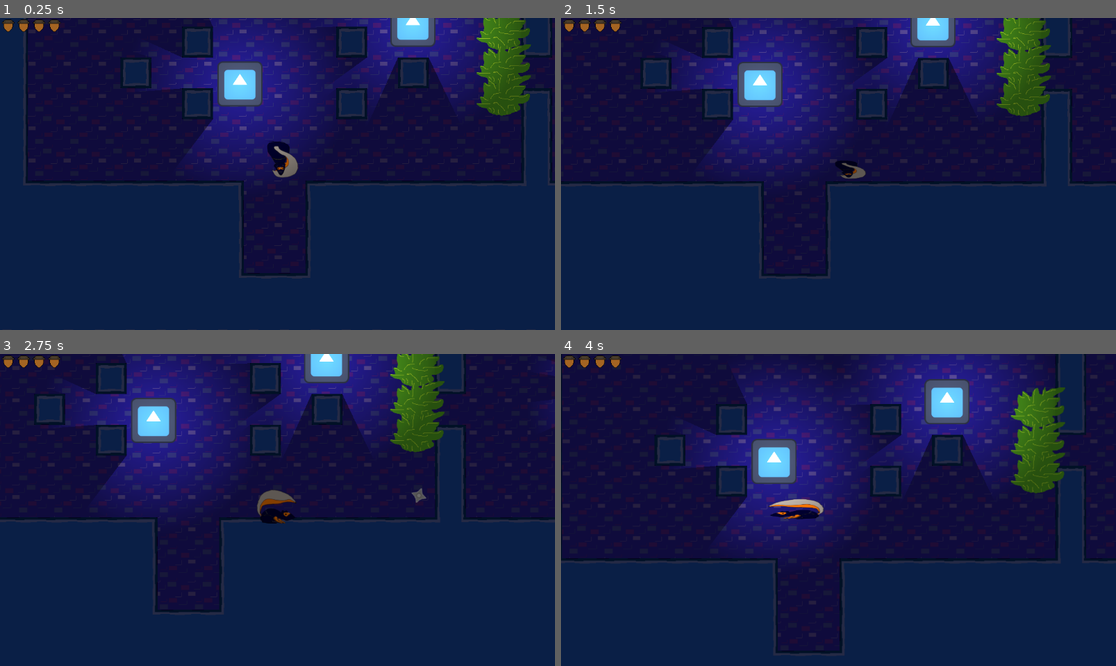
Above: before the commit, frames 1-4 (two rows, left to right).
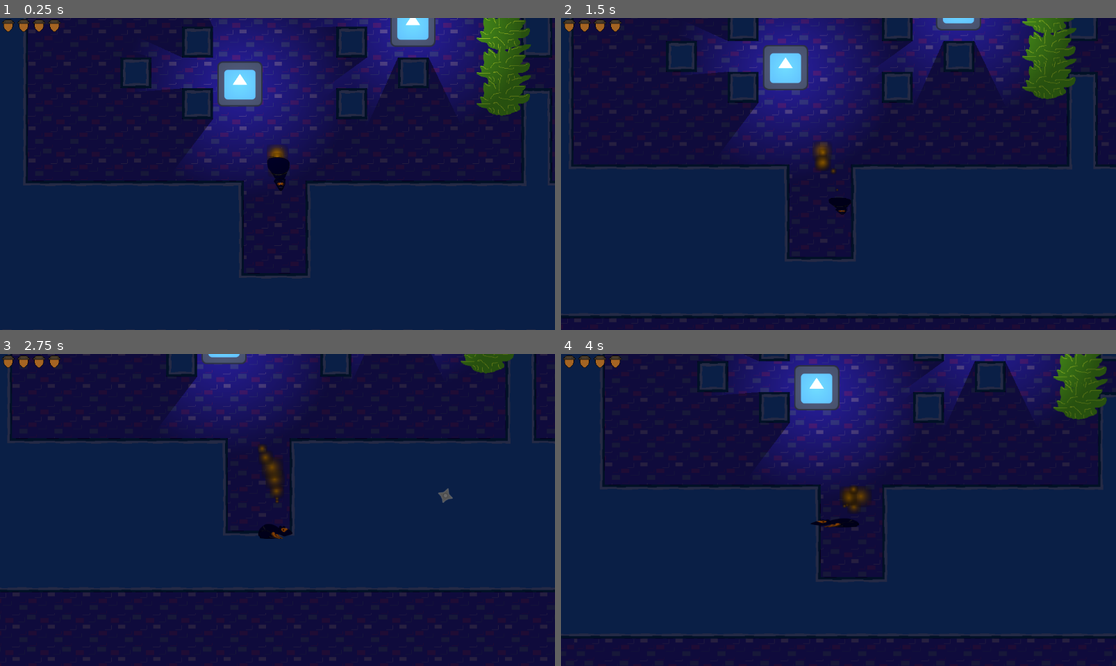
Above: after the commit, the same moments.

Repository: mdfewkes/NinjaSquirrelDungeon
Game: Godot game, scene res://world.tscn
Two runs of this game, one before a commit and one after it. Both use one fixed random seed, a clock stepped at 60 frames per second and the inputs below. The engine's default icon, where the game draws it, is replaced by a stand-in: a white triangle on a blue panel in a dark square.
Inputs:
- Up to frame 1 (0.25 s): no input
- Up to frame 2 (1.5 s): tap Enter at 0.5 s; hold D (move_right) 0.53-1.28 s; tap K (action_1) at 0.6 s; tap L (action_2) at 0.8, 1.35 s; hold S (move_down) from 1.28 s (still down)
- Up to frame 3 (2.75 s): tap C (action_3) at 1.55, 2.1 s; release S (move_down) at 2.03 s; hold D (move_right) from 2.03 s (still down); tap K (action_1) at 2.3 s
- Up to frame 4 (4 s): release D (move_right) at 2.78 s; hold W (move_up) 2.78-3.53 s; tap K (action_1) at 2.85 s; tap L (action_2) at 3.05, 3.6 s; hold A (move_left) from 3.53 s (still down); tap C (action_3) at 3.8 s

The runs differ from the first frame. In frame 1, 0.5% of the frame differs, in the area x 48-54%, y 39-56%; in frame 2, 20%; in frame 3, 24%; in frame 4, 29%, in the area x 0-100%, y 0-97%.

Commit message:
Initial implementation of a procedural tail

Diff:
--- a/Player/player.gd
+++ b/Player/player.gd
@@ -1,5 +1,7 @@
 class_name Player
 extends CharacterBody2D
+
+signal direction_changed(direction: Vector2)
 
 @export var speed: float = 300
 @export var roll_speed: float = 600
@@ -20,96 +22,97 @@
 signal update_health(current_health, max_health)
 
 func _ready() -> void:
-    hurt_box.hurt.connect(_on_hurt)
+	hurt_box.hurt.connect(_on_hurt)
 
 
 func _physics_process(_delta: float) -> void:
-    var state = playback.get_current_node()
-    match state:
-        "MoveState":
-            move_state()
-        "ActionState":
-            action_state()
-        "RollState":
-            roll_state()
+	var state = playback.get_current_node()
+	match state:
+		"MoveState":
+			move_state()
+		"ActionState":
+			action_state()
+		"RollState":
+			roll_state()
 
 
 func move_state() -> void:
-    velocity = Vector2.ZERO
+	velocity = Vector2.ZERO
 
-    input_vector = Input.get_vector("move_left", "move_right", "move_up", "move_down").normalized()
-    if input_vector != Vector2.ZERO:
-        last_input_vector = input_vector
-        update_blend_positions()
+	input_vector = Input.get_vector("move_left", "move_right", "move_up", "move_down").normalized()
+	if input_vector != Vector2.ZERO:
+		last_input_vector = input_vector
+		update_blend_positions()
 
-    velocity = input_vector * speed
-    move_and_slide()
+	velocity = input_vector * speed
+	move_and_slide()
 
-    # melee attack with katana sword / punch
-    if Input.is_action_just_pressed("action_1"):
-        playback.travel("ActionState")
-    # dodge roll crouch slide move
-    if Input.is_action_just_pressed("action_2"):
-        velocity = last_input_vector * roll_speed
-        playback.travel("RollState")
-    # projectile shuriken / potion / bomb
-    if Input.is_action_just_pressed("action_3"):
-        throw_shuriken()
+	# melee attack with katana sword / punch
+	if Input.is_action_just_pressed("action_1"):
+		playback.travel("ActionState")
+	# dodge roll crouch slide move
+	if Input.is_action_just_pressed("action_2"):
+		velocity = last_input_vector * roll_speed
+		playback.travel("RollState")
+	# projectile shuriken / potion / bomb
+	if Input.is_action_just_pressed("action_3"):
+		throw_shuriken()
 
 
 func action_state() -> void:
-    pass
+	pass
 
 
 func roll_state() -> void:
-    move_and_slide()
+	move_and_slide()
 
-    if Input.is_action_just_pressed("action_1"):
-        input_vector = Input.get_vector("move_left", "move_right", "move_up", "move_down").normalized()
-        if input_vector != Vector2.ZERO:
-            last_input_vector = input_vector
-            update_blend_positions()
-        playback.travel("ActionState")
+	if Input.is_action_just_pressed("action_1"):
+		input_vector = Input.get_vector("move_left", "move_right", "move_up", "move_down").normalized()
+		if input_vector != Vector2.ZERO:
+			last_input_vector = input_vector
+			update_blend_positions()
+		playback.travel("ActionState")
 
-    if Input.is_action_just_pressed("action_2"):
-        input_vector = Input.get_vector("move_left", "move_right", "move_up", "move_down").normalized()
-        if input_vector != Vector2.ZERO:
-            velocity = input_vector * velocity.length()
+	if Input.is_action_just_pressed("action_2"):
+		input_vector = Input.get_vector("move_left", "move_right", "move_up", "move_down").normalized()
+		if input_vector != Vector2.ZERO:
+			velocity = input_vector * velocity.length()
 
 
 func _die() -> void:
-    process_mode = Node.PROCESS_MODE_DISABLED
-    # later you can add queue_free or disable collisions here
+	process_mode = Node.PROCESS_MODE_DISABLED
+	# later you can add queue_free or disable collisions here
 
 
 func update_blend_positions() -> void:
-    var direction_vector := Vector2(input_vector.x, -input_vector.y)
-    animation_tree.set("parameters/StateMachine/MoveState/IdleState/blend_position", direction_vector)
-    animation_tree.set("parameters/StateMachine/MoveState/RunState/blend_position", direction_vector)
-    animation_tree.set("parameters/StateMachine/ActionState/blend_position", direction_vector)
-    animation_tree.set("parameters/StateMachine/RollState/blend_position", direction_vector)
+	var direction_vector := Vector2(input_vector.x, -input_vector.y)
+	animation_tree.set("parameters/StateMachine/MoveState/IdleState/blend_position", direction_vector)
+	animation_tree.set("parameters/StateMachine/MoveState/RunState/blend_position", direction_vector)
+	animation_tree.set("parameters/StateMachine/ActionState/blend_position", direction_vector)
+	animation_tree.set("parameters/StateMachine/RollState/blend_position", direction_vector)
+	direction_changed.emit(direction_vector)
 
 
 func _on_hurt(hitbox: HitBox) -> void:
-    current_hp -= hitbox.damage
-    update_health.emit(current_hp, max_hp)
-    effect_animation_player.play("blink")
+	current_hp -= hitbox.damage
+	update_health.emit(current_hp, max_hp)
+	effect_animation_player.play("blink")
 
-    if current_hp <= 0:
-        call_deferred("_die")  # extra safe; now definitely outside physics
+	if current_hp <= 0:
+		call_deferred("_die")  # extra safe; now definitely outside physics
 
 func throw_shuriken() -> void:
-    # spawn a shuriken that flies in the direction we are facing
-    var spawnoffset = 32
-    var armheight = 42
-    var dir := Vector2(last_input_vector.x, last_input_vector.y).normalized()
-    var ninjastar = shuriken_projectile_scene.instantiate()
-    get_parent().add_child(ninjastar)
-    ninjastar.global_position = global_position
-    ninjastar.global_position += Vector2(dir.x*spawnoffset, dir.y*spawnoffset - armheight)
-    ninjastar.velocity.x = 0
-    ninjastar.velocity.y = 0
-    if (dir.x>0): ninjastar.velocity.x = 500
-    if (dir.x<0): ninjastar.velocity.x = -500
-    if (dir.y>0): ninjastar.velocity.y = 500
-    if (dir.y<0): ninjastar.velocity.y = -500
+	# spawn a shuriken that flies in the direction we are facing
+	var spawnoffset = 32
+	var armheight = 42
+	var dir := Vector2(last_input_vector.x, last_input_vector.y).normalized()
+	var ninjastar = shuriken_projectile_scene.instantiate()
+	get_parent().add_child(ninjastar)
+	ninjastar.global_position = global_position
+	ninjastar.global_position += Vector2(dir.x*spawnoffset, dir.y*spawnoffset - armheight)
+	ninjastar.velocity.x = 0
+	ninjastar.velocity.y = 0
+	if (dir.x>0): ninjastar.velocity.x = 500
+	if (dir.x<0): ninjastar.velocity.x = -500
+	if (dir.y>0): ninjastar.velocity.y = 500
+	if (dir.y<0): ninjastar.velocity.y = -500
--- a/Player/player.tscn
+++ b/Player/player.tscn
@@ -781,7 +781,6 @@
 script = ExtResource("1_onrkg")
 
 [node name="CollisionPolygon2D" type="CollisionPolygon2D" parent="."]
-position = Vector2(0, -28)
 polygon = PackedVector2Array(-25, 9, 0, 31, 25, 9, 0, -8)
 
 [node name="Camera2D" type="Camera2D" parent="."]
@@ -791,7 +790,6 @@
 
 [node name="Sprite2D" type="Sprite2D" parent="."]
 texture = ExtResource("2_gwnis")
-offset = Vector2(0, -32.195)
 hframes = 2
 vframes = 4
 frame = 6
@@ -832,5 +830,5 @@
 metadata/_custom_type_script = "uid://jrn1snxemt88"
 
 [node name="CollisionShape2D" type="CollisionShape2D" parent="HurtBox"]
-position = Vector2(0, -31)
+position = Vector2(-1, -1)
 shape = SubResource("CircleShape2D_hshwv")
--- /dev/null
+++ b/Player/tail_segment.gd
@@ -0,0 +1,18 @@
+extends Sprite2D
+
+@export var previous: Node2D
+@export_range(1., 100.) var ideal_size = 10.
+@export_range(1., 50.) var joint_distance = 2.
+@export_range(0.001, 1.0) var tail_swiftness = 0.5
+
+func _ready() -> void:
+	texture.set_width(ideal_size)
+	texture.set_height(ideal_size)
+
+func _process(delta: float) -> void:
+	var previous_position = previous.get_global_position()
+	var ideal_position = previous_position + (get_global_position() - previous_position).normalized() * joint_distance
+	var position_diff_ratio = clamp(joint_distance / (previous_position - get_global_position()).length(), 0.1, 1.5)
+	set_global_position(lerp(get_global_position(), ideal_position, tail_swiftness))
+	texture.set_width(position_diff_ratio * ideal_size)
+	texture.set_height(position_diff_ratio * ideal_size)
--- /dev/null
+++ b/temp assets/tail_texture_temp.tres
@@ -0,0 +1,9 @@
+[gd_resource type="GradientTexture2D" load_steps=2 format=3 uid="uid://du10rf848huew"]
+
+[sub_resource type="Gradient" id="Gradient_ioo17"]
+colors = PackedColorArray(0.77254903, 0.49019608, 0, 1, 0, 0, 0, 0)
+
+[resource]
+gradient = SubResource("Gradient_ioo17")
+fill = 1
+fill_from = Vector2(0.47435898, 0.4871795)
--- a/world.tscn
+++ b/world.tscn
@@ -6,6 +6,8 @@
 [ext_resource type="Texture2D" uid="uid://b70yh1tjvamtp" path="res://temp assets/autotileexamp1.png" id="2_aqk2v"]
 [ext_resource type="PackedScene" uid="uid://dplx8gnuq04lk" path="res://temp assets/bush.tscn" id="3_tlwt5"]
 [ext_resource type="PackedScene" uid="uid://c4kwsiasl0gw1" path="res://temp assets/bat.tscn" id="5_036b0"]
+[ext_resource type="Script" uid="uid://ko301koys1gr" path="res://Player/tail_segment.gd" id="5_ioo17"]
+[ext_resource type="Texture2D" uid="uid://du10rf848huew" path="res://temp assets/tail_texture_temp.tres" id="5_wse8f"]
 [ext_resource type="PackedScene" uid="uid://dfe0t0s8qmj53" path="res://pause_menu.tscn" id="6_dwbse"]
 [ext_resource type="PackedScene" uid="uid://idvuu5pv2ejg" path="res://light.tscn" id="8_gbfbk"]
 
@@ -580,6 +582,46 @@
 terrain_set_0/terrain_0/color = Color(0.5, 0.34375, 0.25, 1)
 sources/0 = SubResource("TileSetAtlasSource_036b0")
 
+[sub_resource type="GDScript" id="GDScript_ioo17"]
+script/source = "extends Area2D
+
+@export var character: Player
+@export var character_size = 30.
+"
+
+[sub_resource type="Gradient" id="Gradient_ioo17"]
+colors = PackedColorArray(0.77254903, 0.49019608, 0, 1, 0, 0, 0, 0)
+
+[sub_resource type="GradientTexture2D" id="GradientTexture2D_wse8f"]
+gradient = SubResource("Gradient_ioo17")
+fill = 1
+fill_from = Vector2(0.47435898, 0.4871795)
+
+[sub_resource type="GradientTexture2D" id="GradientTexture2D_ic0uy"]
+gradient = SubResource("Gradient_ioo17")
+fill = 1
+fill_from = Vector2(0.47435898, 0.4871795)
+
+[sub_resource type="GradientTexture2D" id="GradientTexture2D_k3n1d"]
+gradient = SubResource("Gradient_ioo17")
+fill = 1
+fill_from = Vector2(0.47435898, 0.4871795)
+
+[sub_resource type="GradientTexture2D" id="GradientTexture2D_2o6r5"]
+gradient = SubResource("Gradient_ioo17")
+fill = 1
+fill_from = Vector2(0.47435898, 0.4871795)
+
+[sub_resource type="GradientTexture2D" id="GradientTexture2D_70uel"]
+gradient = SubResource("Gradient_ioo17")
+fill = 1
+fill_from = Vector2(0.47435898, 0.4871795)
+
+[sub_resource type="GradientTexture2D" id="GradientTexture2D_hiqwa"]
+gradient = SubResource("Gradient_ioo17")
+fill = 1
+fill_from = Vector2(0.47435898, 0.4871795)
+
 [node name="World" type="Node2D"]
 y_sort_enabled = true
 
@@ -609,6 +651,64 @@
 tile_map_data = PackedByteArray("AAAAAAAAAAAFAAEAAAAAAAEAAAACAAEAAAAAAAIAAAACAAEAAAAAAAMAAAACAAEAAAAAAAQAAAACAAEAAAAAAA …(14528 unchanged characters)…
 tile_set = SubResource("TileSet_dwbse")
 
+[node name="tail" type="Area2D" parent="." node_paths=PackedStringArray("character")]
+script = SubResource("GDScript_ioo17")
+character = NodePath("../Player")
+
+[node name="tail" type="Sprite2D" parent="tail" node_paths=PackedStringArray("previous")]
+position = Vector2(582, 507)
+texture = ExtResource("5_wse8f")
+script = ExtResource("5_ioo17")
+previous = NodePath("../../Player")
+joint_distance = 30.0
+
+[node name="tail2" type="Sprite2D" parent="tail" node_paths=PackedStringArray("previous")]
+position = Vector2(582, 507)
+texture = SubResource("GradientTexture2D_wse8f")
+script = ExtResource("5_ioo17")
+previous = NodePath("../tail")
+joint_distance = 6.0
+
+[node name="tail3" type="Sprite2D" parent="tail" node_paths=PackedStringArray("previous")]
+position = Vector2(582, 507)
+texture = SubResource("GradientTexture2D_ic0uy")
+script = ExtResource("5_ioo17")
+previous = NodePath("../tail2")
+ideal_size = 30.0
+joint_distance = 15.0
+
+[node name="tail4" type="Sprite2D" parent="tail" node_paths=PackedStringArray("previous")]
+position = Vector2(582, 507)
+texture = SubResource("GradientTexture2D_k3n1d")
+script = ExtResource("5_ioo17")
+previous = NodePath("../tail3")
+ideal_size = 40.0
+joint_distance = 25.0
+
+[node name="tail5" type="Sprite2D" parent="tail" node_paths=PackedStringArray("previous")]
+position = Vector2(582, 507)
+texture = SubResource("GradientTexture2D_2o6r5")
+script = ExtResource("5_ioo17")
+previous = NodePath("../tail4")
+ideal_size = 45.0
+joint_distance = 25.0
+
+[node name="tail6" type="Sprite2D" parent="tail" node_paths=PackedStringArray("previous")]
+position = Vector2(582, 507)
+texture = SubResource("GradientTexture2D_70uel")
+script = ExtResource("5_ioo17")
+previous = NodePath("../tail5")
+ideal_size = 30.0
+joint_distance = 25.0
+
+[node name="tail7" type="Sprite2D" parent="tail" node_paths=PackedStringArray("previous")]
+position = Vector2(582, 507)
+texture = SubResource("GradientTexture2D_hiqwa")
+script = ExtResource("5_ioo17")
+previous = NodePath("../tail6")
+ideal_size = 20.0
+joint_distance = 20.0
+
 [node name="Player" parent="." instance=ExtResource("1_f3sb7")]
 position = Vector2(582, 574)
 
Not shown, added: Player/tail_segment.gd.uid
Binary file changed: temp assets/main_character.png
Not shown: 1 places in world.tscn that only renumber resources
Not shown, changed: temp assets/main_character.xcf
